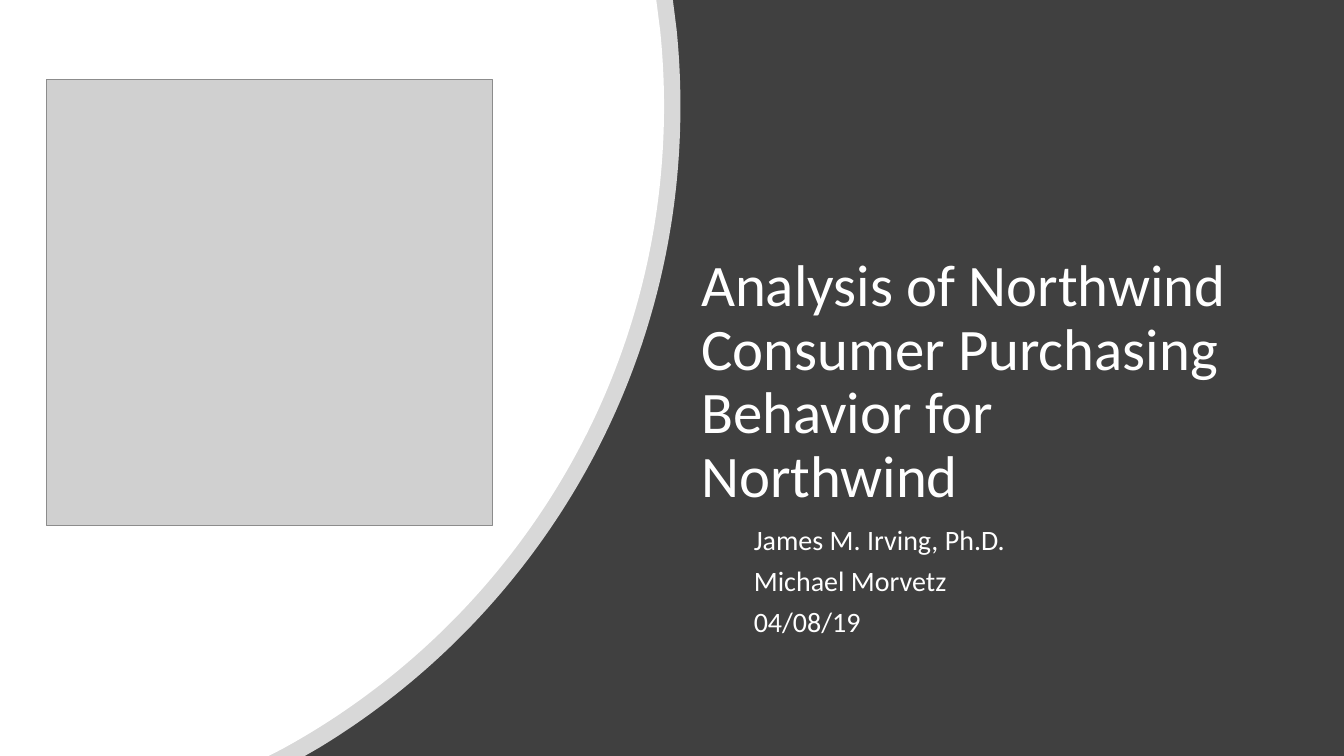
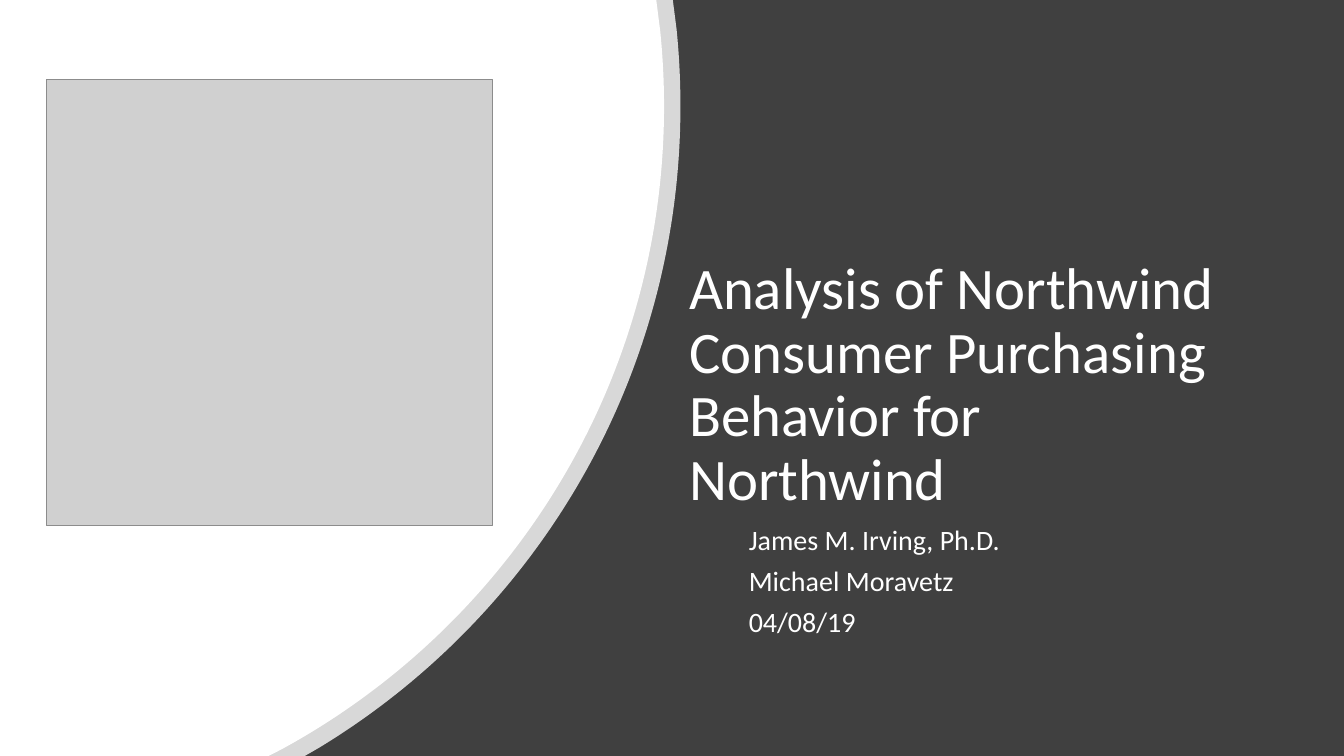
Before and after one commit to jirvingphd/dsc-2-final-project-online-ds-ft-021119, a slide deck: slide 1 of Northwind Sales Analysis + Recommendations.pptx. Drawn at 1344x756 pixels with LibreOffice and Linux fonts; fonts in the diff are those of the drawing; grey boxes stand for pictures. Boxes give left, top, right and bottom in pixels: in the first picture for what was removed or moved away, otherwise in the second. Text is boxed around its words. In the diff, an @@ line names an element or a change of style, - is before the commit and + after.

```diff
--- a/Northwind Sales Analysis + Recommendations.pptx
+++ b/Northwind Sales Analysis + Recommendations.pptx
@@ title "Analysis of Northwind Consumer Purchasing ...": place and size @@
-title "Analysis of Northwind Consumer Purchasing ..." at [701,265,1226,498]
+title "Analysis of Northwind Consumer Purchasing ..." at [689,268,1214,501]
@@ text at [749,530,1000,633]: line spacing 0.8 to 0.81 @@
@@ text at [749,571,954,591]: text changed @@
-Michael Morvetz
+Michael Moravetz
```
Also in this commit, not shown: 9 other slides changed, 5 other files.
